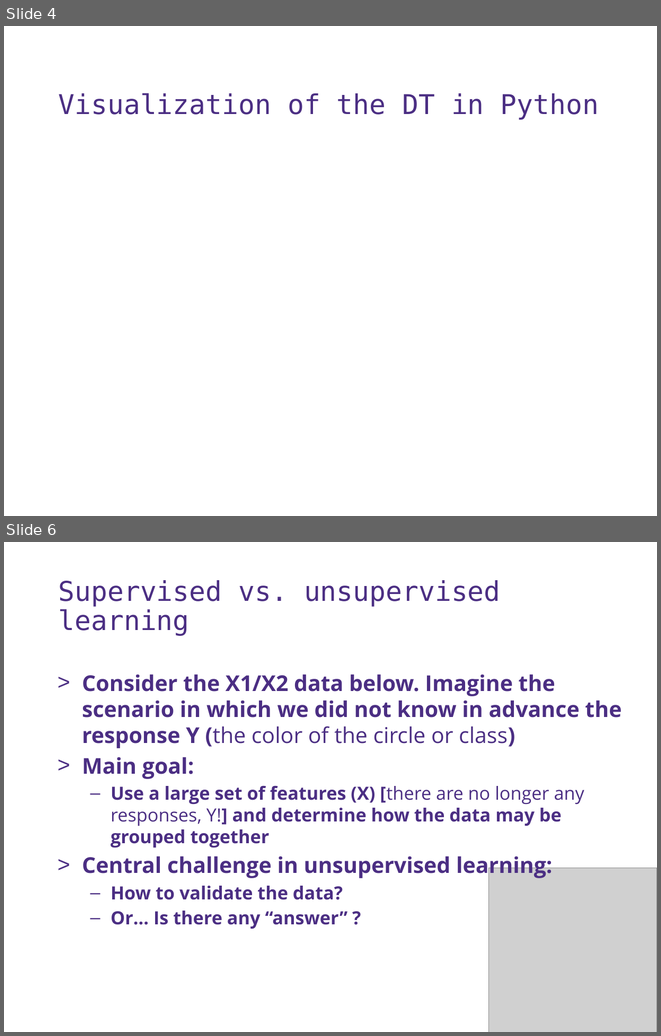
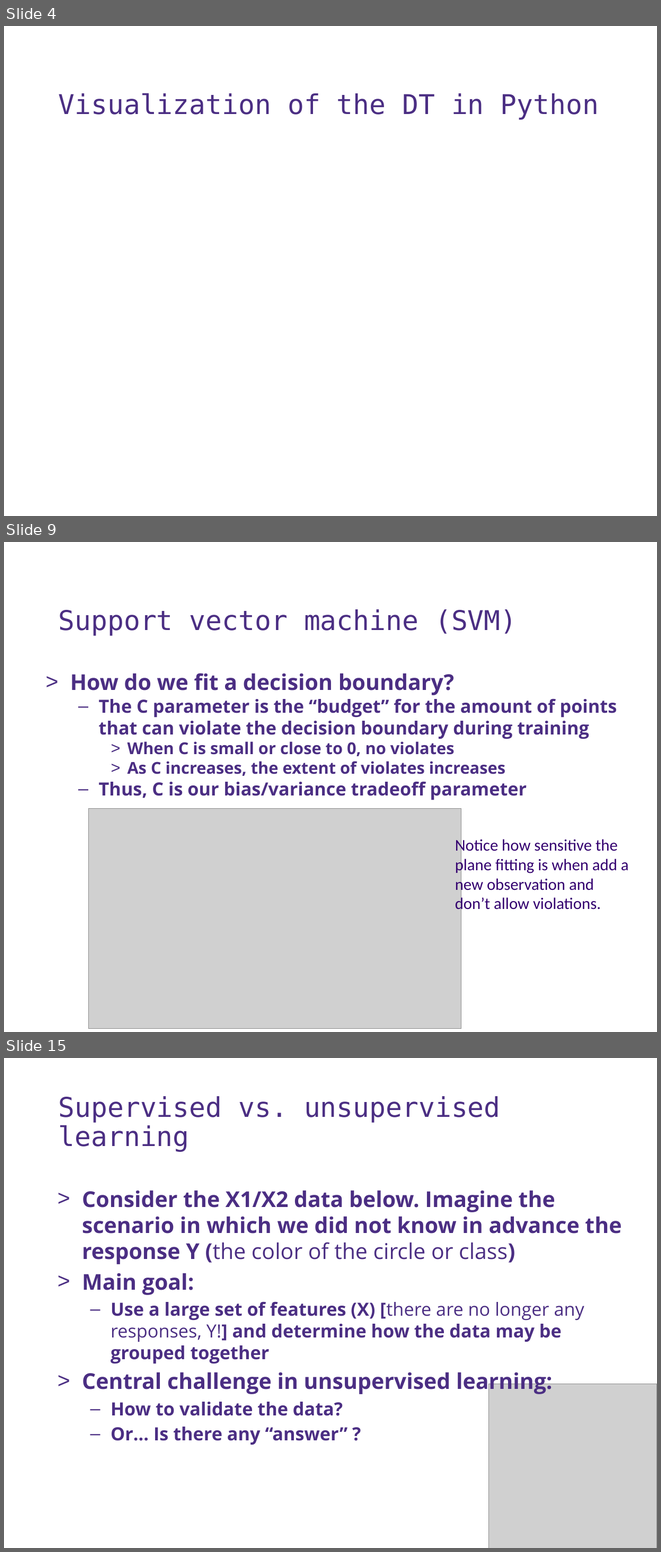
Before and after one commit to UWDIRECT/UWDIRECT.github.io, a slide deck: Wi18_content/DSMCER/L13.SVM_Unsupervised.pptx. Shown one above the other, each under a label of ours: slides 4 and 6 before the commit, slides 4, 9 and 15 after it; the slides between them are not shown. The pictures are 661x1036 and 661x1552 pixels, drawn with LibreOffice and Linux fonts; fonts in the diff are those of the drawing; grey boxes stand for pictures; background and template pictures are left out. Boxes give left, top, right and bottom in pixels: in the first picture for what was removed or moved away, otherwise in the second. Text is boxed around its words. In the diff, an @@ line names an element or a change of style, - is before the commit and + after.

```diff
--- a/Wi18_content/DSMCER/L13.SVM_Unsupervised.pptx
+++ b/Wi18_content/DSMCER/L13.SVM_Unsupervised.pptx
@@ slide 9 added at (x1=4, y1=542, x2=657, y2=1032), background #FFFFFF @@
@@ text added at (x1=59, y1=609, x2=517, y2=636), 30 pt, text #4B2E83 @@
+Support vector machine (SVM)
@@ text added at (x1=70, y1=673, x2=617, y2=800), 20 pt, text #4B2E83, bold @@
+> How do we fit a decision boundary?
+  – The C parameter is the “budget” for the amount of points that can violate the decision boundary during training
+    > When C is small or close to 0, no violates
+    > As C increases, the extent of violates increases
+  – Thus, C is our bias/variance tradeoff parameter
@@ picture added at (x1=89, y1=809, x2=461, y2=1029) @@
@@ text added at (x1=455, y1=837, x2=629, y2=914), 18 pt, text #33006F @@
+Notice how sensitive the plane fitting is when add a new observation and don’t allow violations.
@@ what was slide 6 is now slide 15 @@
```
Also in this commit, not shown: 2 slides changed, 8 other slides added.
